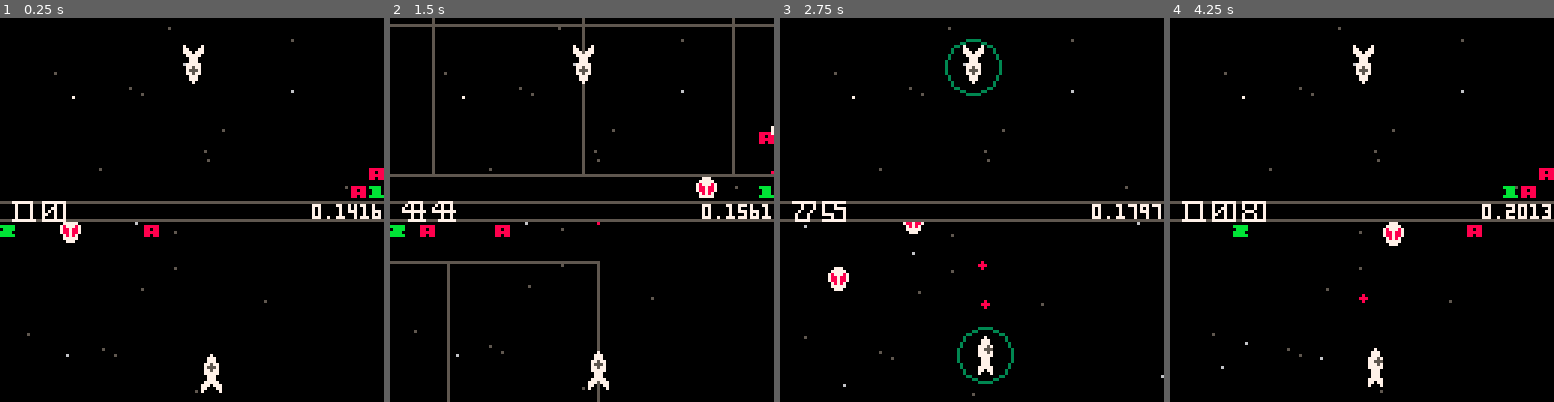
Above: before the commit, frames 1-4 (left to right).
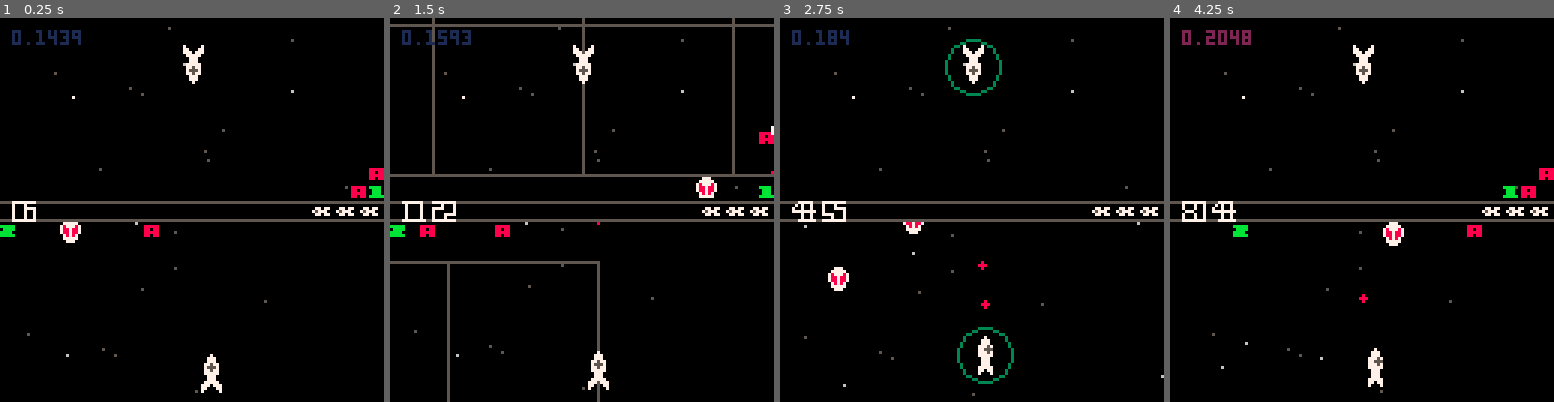
Above: after the commit, the same moments.

Repository: catnipped/friendlyfire
Game: PICO-8 cartridge friendlyfire.p8
Same seed, same stepped clock (60 frames per second), same inputs: the game is played once before the commit and once after it.
Inputs:
- Up to frame 1 (0.25 s): no input
- Up to frame 2 (1.5 s): tap O (Z key) at 0.7 s
- Up to frame 3 (2.75 s): hold Right 1.6-2.1 s; tap O (Z key) at 1.7, 2.1, 2.5 s; hold Up 2.15-2.42 s; hold Right from 2.47 s (still down)
- Up to frame 4 (4.25 s): tap O (Z key) every 0.4 s from 2.9 to 4.1 s; release Right at 3.03 s; hold Left 3.08-3.58 s; hold Down 3.63-3.97 s; hold Right from 4.02 s (still down)

The runs differ from the first frame. In frame 1, 1.0% of the frame differs, in the area x 3-100%, y 3-54%; in frame 2, 1.0%; in frame 3, 0.8%; in frame 4, 1.3%.

Commit message:
shieldRad

Diff:
--- a/friendlyfire.p8
+++ b/friendlyfire.p8
@@ -3,14 +3,15 @@
 __lua__
 
 -- TODO
--- • enemy movement patterns
+-- • enemy behavior patterns
 -- • enemy shoot
--- • damage system
+-- • damage system (collision)
 -- • shield system
+-- • dash
 -- • wave system
 -- • menu
 -- • highscores
--- • UI cleanup
+-- • UI
 
 --INIT AND HELP FUNCTIONS BELOW
 function _init()
@@ -36,7 +37,7 @@
 			{ id = 1,
 				x = 100,
 				y = 100,
-				rad = 9,
+				rad = 2,
 				vx = 0,
 				vy = 0,
 				cam = {
@@ -44,6 +45,7 @@
 					y = 0
 				},
 				shield = true,
+				shieldRad = 9,
 				projdir = const.vector.up,
 				cooldown = -1,
 				rateoffire = {0,0.2}
@@ -51,7 +53,7 @@
 			{ id = 2,
 				x = 0,
 				y = 0,
-				rad = 9,
+				rad = 2,
 				vx = 0,
 				vy = 0,
 				cam = {
@@ -59,6 +61,7 @@
 					y = 0
 				},
 				shield = true,
+				shieldRad = 9,
 				projdir = const.vector.down,
 				cooldown = -1,
 				rateoffire = {0,0.2}
@@ -174,7 +177,7 @@
 	lstate.animations = updateAnims(lstate.animations)
 	lstate = cleanUp(lstate)
 	lstate.time += 1/60
-	if every(10) then lstate.score += flr(rnd(10)) end
+	if every(rnd(60)) then lstate.score += flr(rnd(10)) end
 	state = lstate
 	events = {}
 end
@@ -272,7 +275,9 @@
 	collision = nil
 
 	each(players, function(i)
-		if collisionCheck(i.x,i.y,proj.x,proj.y,i.rad,proj.rad,i.id,proj.id) then
+		local lrad = i.rad
+		if i.shield then lrad = i.shieldRad end
+		if collisionCheck(i.x,i.y,proj.x,proj.y,lrad,proj.rad,i.id,proj.id) then
 			printh("collision!")
 			collision = {
 				x = proj.x,
@@ -485,6 +490,7 @@
 	for player in all(state.players) do
 		drawPlayer(player, p, y1, y2, yoffset)
 	end
+	pal()
 end
 
 function drawStars(p)
@@ -528,7 +534,7 @@
 		local y = flr(mid((p1.y),p2.cam.y+y1+yoffset+1,p2.cam.y+y2+yoffset-4))
 		if every(60,0,40) then spr(11+p1.id,x,y) end
 	end
-	if every(4,0,2) and p1.shield then circ(p1.x,p1.y,9,3) end
+	if every(4,0,2) and p1.shield then circ(p1.x,p1.y,p1.shieldRad,3) end
 	if p1.id == 2 then flipy = true end
 	if btn(0,p1.id-1) then
 		spr(2,p1.x-3,p1.y-8,1,2,true,flipy)
@@ -552,27 +558,24 @@
 		end
 	end
 	pal()
-
-	pal()
 end
 
 function drawScore (score, x, y)
  for n = 1,#score do
     local nr = 0 .. sub(score, n,n)
-
    	 spr(32+nr,((n-1)*10)+x,y)
-
 	end
 end
 
 function drawUI()
 	rect(-1,61,128,67,5)
-	-- pal(7,0)
 	drawScore("" .. state.score ,4,60)
-	-- spr(3,120,62)
-	-- spr(3,113,62)
+	for i = 1,state.lives do
+		spr(3,128-i*8,62)
+	end
 	pal()
-	print(stat(1), 104 , 62 , 7)
+	print(stat(1), 4 , 4 , stat(1)*10)
+
 end
 
 
